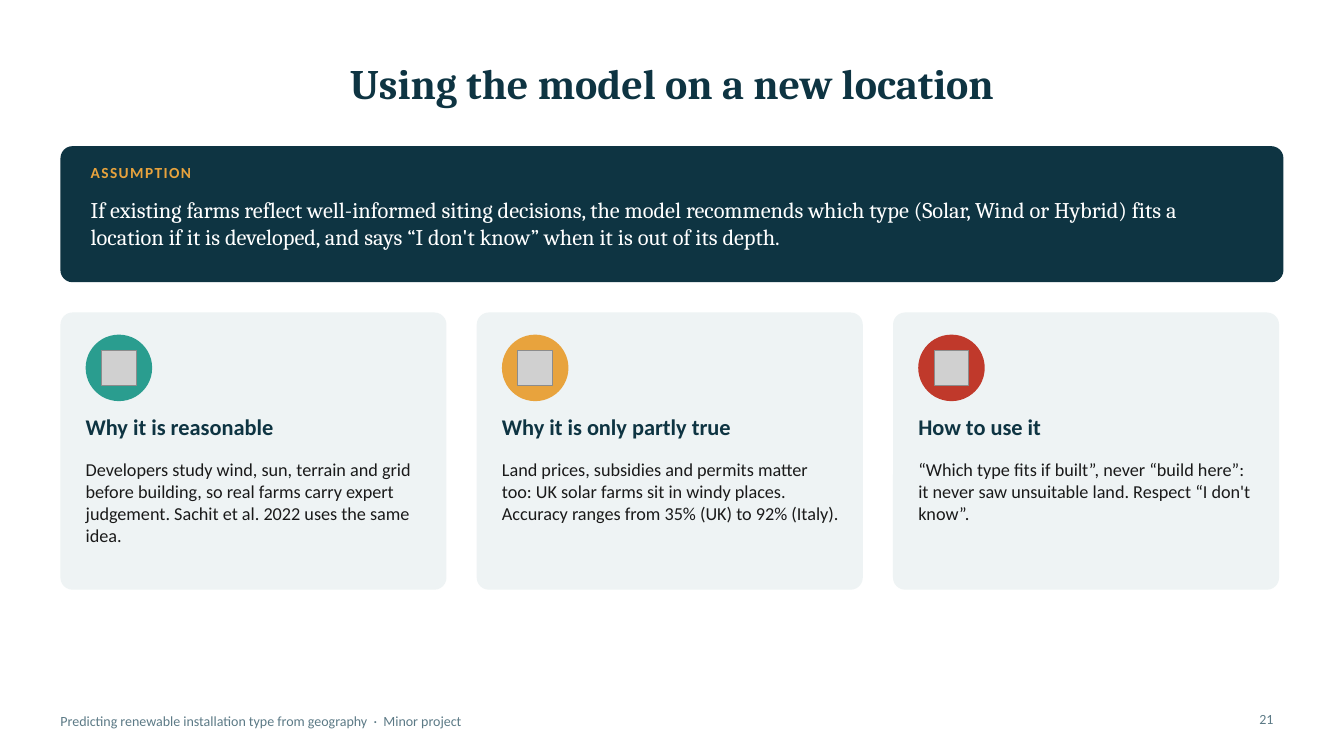
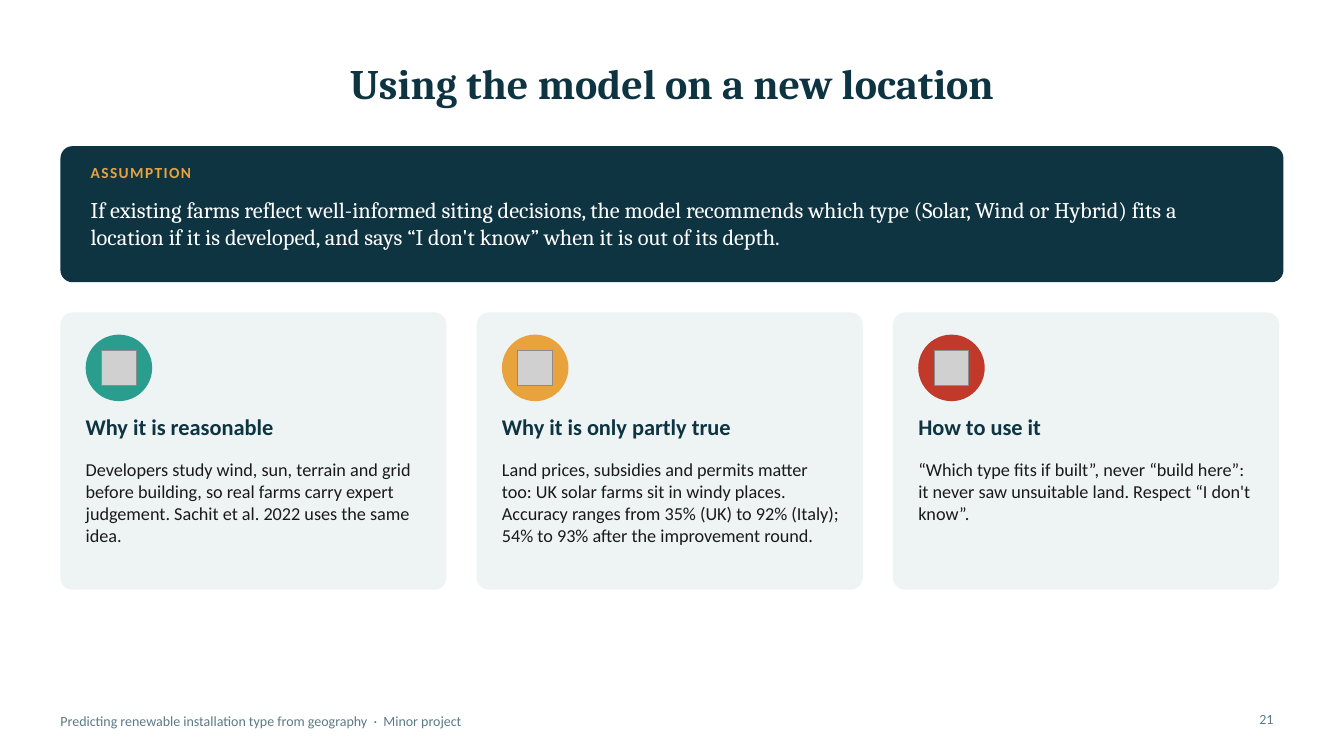
Before and after one commit to AshutoshSinghJ/renewable-siting-ml, a slide deck: slide 21 of outputs/Project_Presentation.pptx. Drawn at 1344x756 pixels with LibreOffice and Linux fonts; fonts in the diff are those of the drawing; grey boxes stand for pictures. Boxes give left, top, right and bottom in pixels: in the first picture for what was removed or moved away, otherwise in the second. Text is boxed around its words. In the diff, an @@ line names an element or a change of style, - is before the commit and + after.

Commit message:
Point original I-don't-know rules to conformal sets; update ranges in report and slides

```diff
--- a/outputs/Project_Presentation.pptx
+++ b/outputs/Project_Presentation.pptx
@@ text at [502, 463, 838, 545]: text changed @@
-Land prices, subsidies and permits matter too: UK solar farms sit in windy places. Accuracy ranges from 35% (UK) to 92% (Italy).
+Land prices, subsidies and permits matter too: UK solar farms sit in windy places. Accuracy ranges from 35% (UK) to 92% (Italy); 54% to 93% after the improvement round.
```
Also in this commit, not shown: 4 other slides changed, 3 other files.
